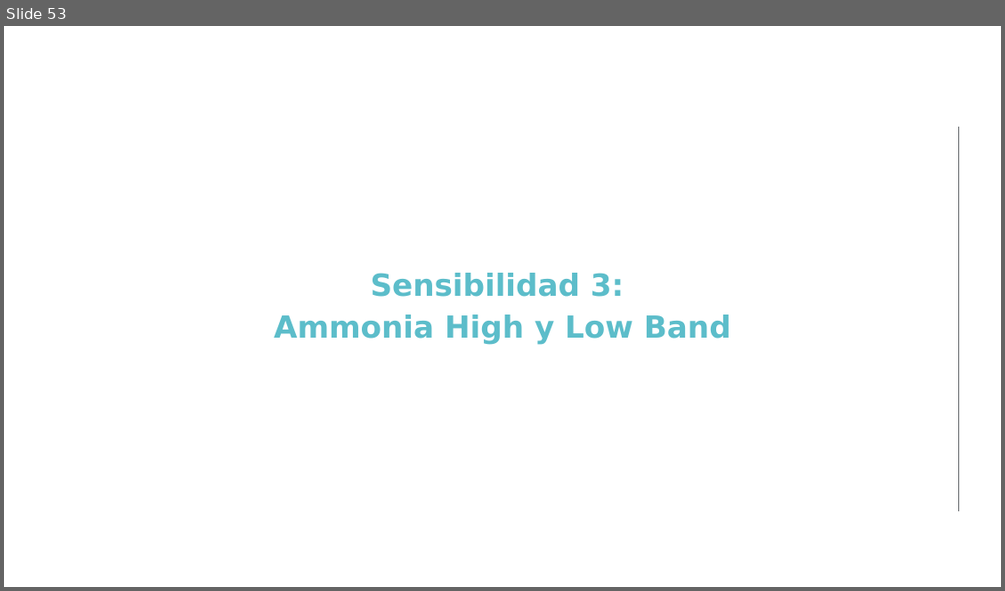
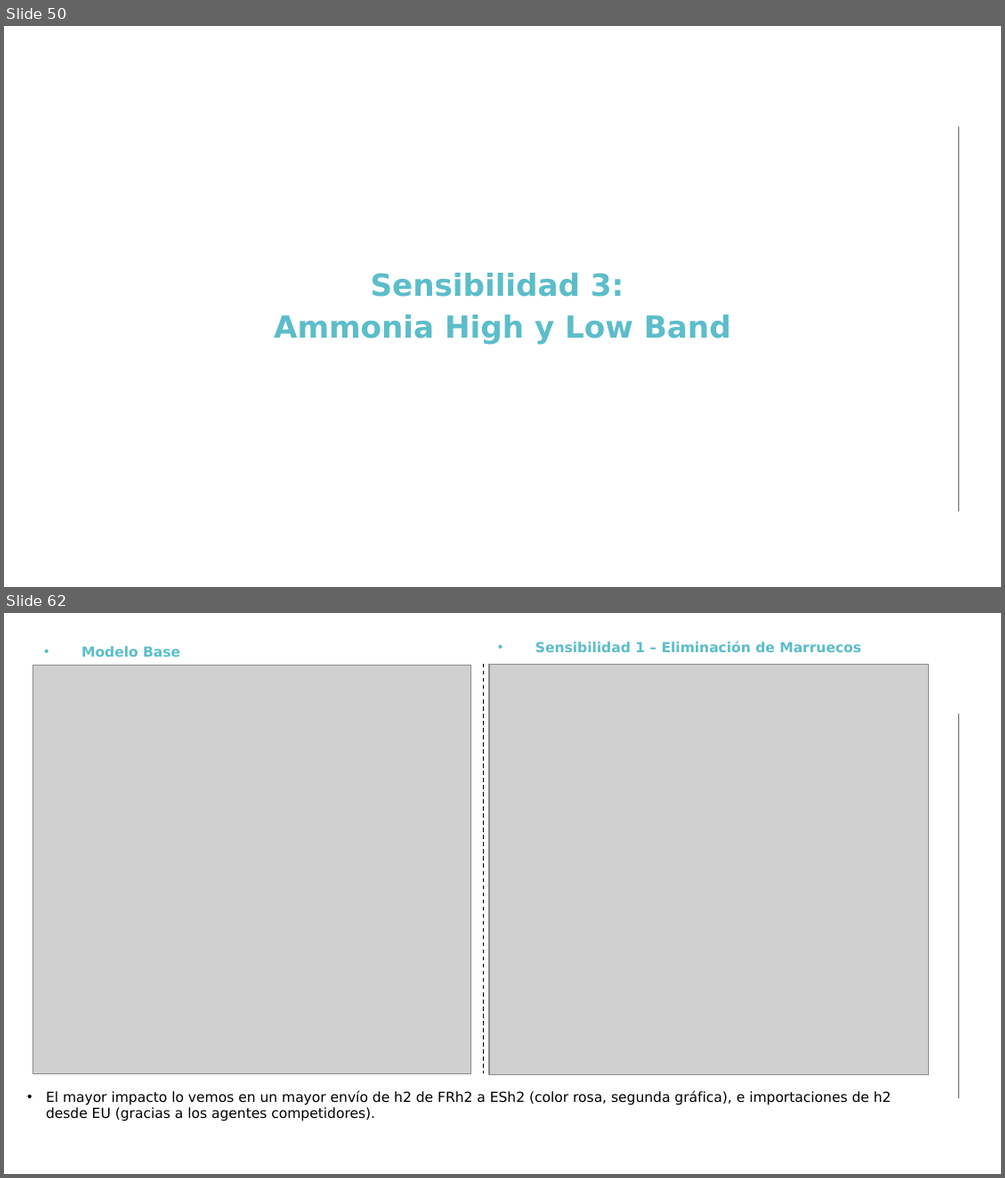
Before and after one commit to anabatres28-png/Dispatching-Project-in-PypSA, a slide deck: hojas_de_datos/presentación.pptx. Shown one above the other, each under a label of ours: slide 53 before the commit, slides 50 and 62 after it; the slides between them are not shown. The pictures are 1005x591 and 1005x1178 pixels, drawn with LibreOffice and Linux fonts; fonts in the diff are those of the drawing; grey boxes stand for pictures; background and template pictures are left out. Boxes give left, top, right and bottom in pixels: in the first picture for what was removed or moved away, otherwise in the second. Text is boxed around its words. In the diff, an @@ line names an element or a change of style, - is before the commit and + after.

```diff
--- a/hojas_de_datos/presentación.pptx
+++ b/hojas_de_datos/presentación.pptx
@@ slide 62 added at (4, 613, 1001, 1174), background #FFFFFF; not listed: 1 template element that a slide beside it also shows @@
@@ picture added at (32, 665, 470, 1073) @@
@@ text added at (81, 646, 180, 657), 10 pt, text #5CBDCA, bold @@
+• Modelo Base
@@ line added from (484, 664) to (484, 1073), #000000 0.75 pt dashed @@
@@ picture added at (489, 664, 929, 1075) @@
@@ text added at (535, 641, 861, 652), 10 pt, text #5CBDCA, bold @@
+• Sensibilidad 1 – Eliminación de Marruecos
@@ text added at (46, 1090, 891, 1121), 10 pt, text #000000 @@
+• El mayor impacto lo vemos en un mayor envío de h2 de FRh2 a ESh2 (color rosa, segunda gráfica), e importaciones de h2 desde EU (gracias a los agentes competidores).
@@ what was slide 53 is now slide 50 @@
```
Also in this commit, not shown: 12 slides changed, 48 other slides added, 47 slides removed, 22 other files.
